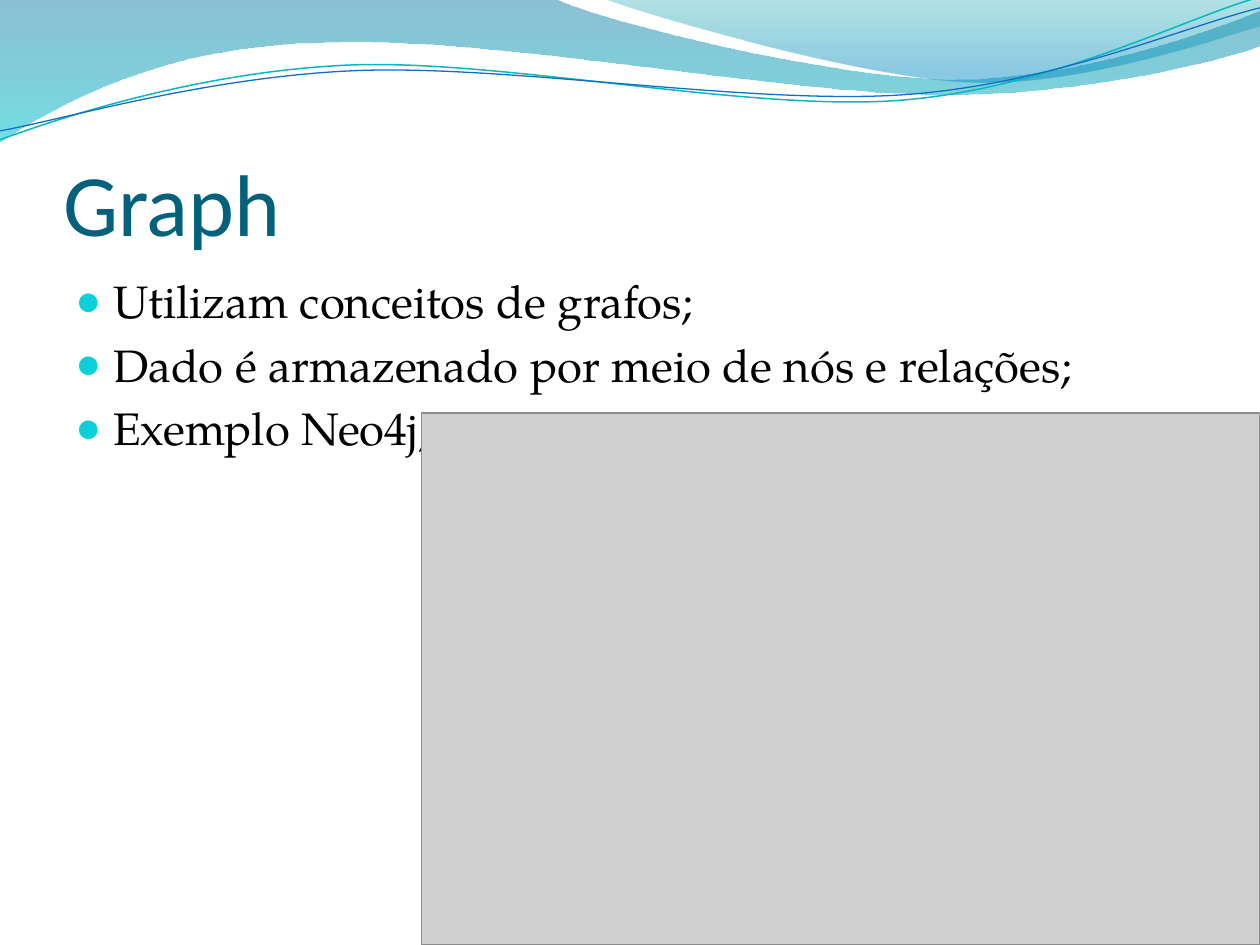
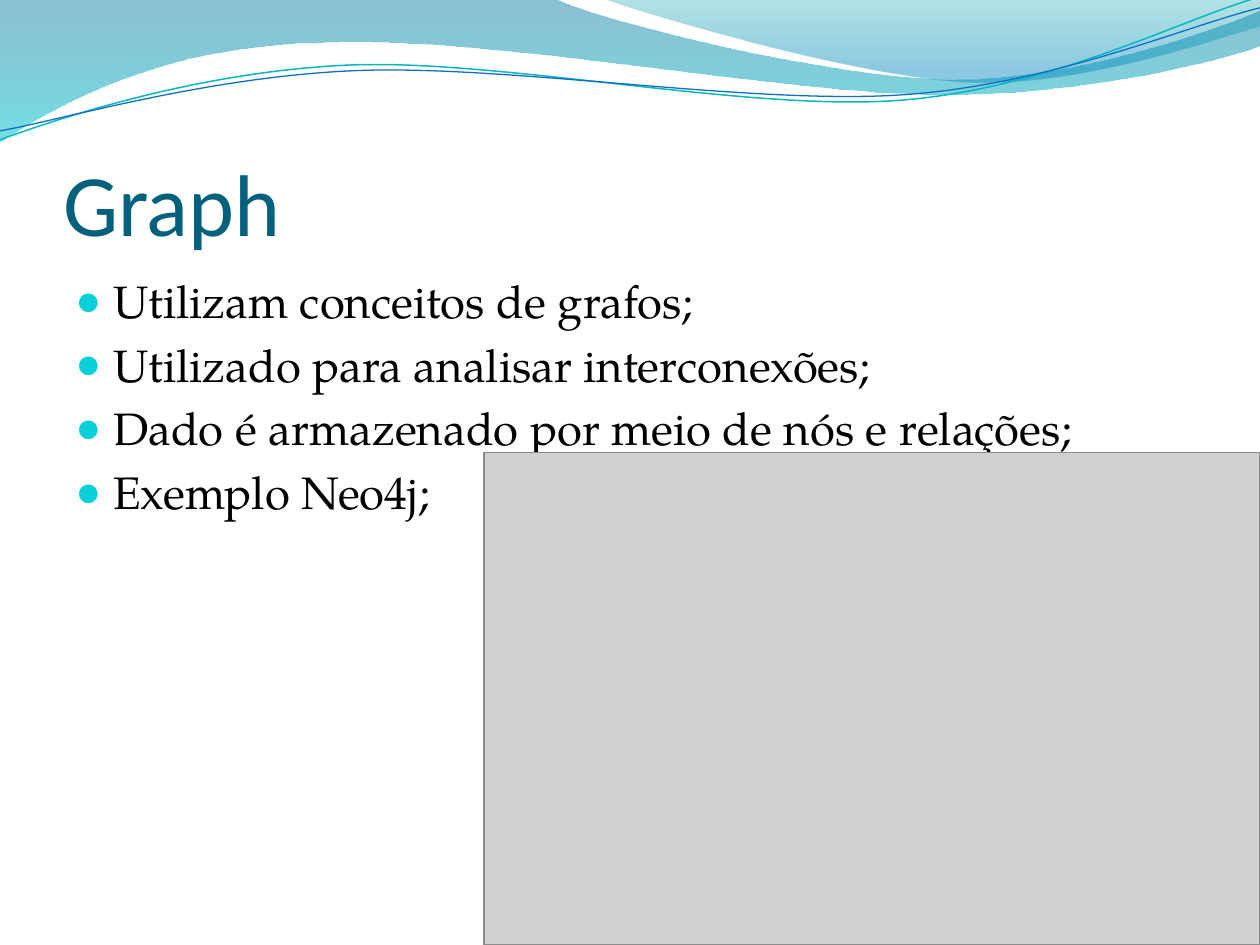
Before and after one commit to leonardopordeus/BD, a slide deck: slide 14 of Aula04.pptx (slide 11 before the commit). Drawn at 1260x945 pixels with LibreOffice and Linux fonts; fonts in the diff are those of the drawing; grey boxes stand for pictures; background and template pictures are left out. Boxes give left, top, right and bottom in pixels: in the first picture for what was removed or moved away, otherwise in the second. Text is boxed around its words. In the diff, an @@ line names an element or a change of style, - is before the commit and + after.

```diff
--- a/Aula04.pptx
+++ b/Aula04.pptx
@@ text at (113,349,870,395): paragraph added @@
+● Utilizado para analisar interconexões;
@@ picture: place and size @@
-picture at (422,413,1260,945)
+picture at (484,452,1259,945)
```
Also in this commit, not shown: 4 other slides changed, 9 slides added, 3 other files.
